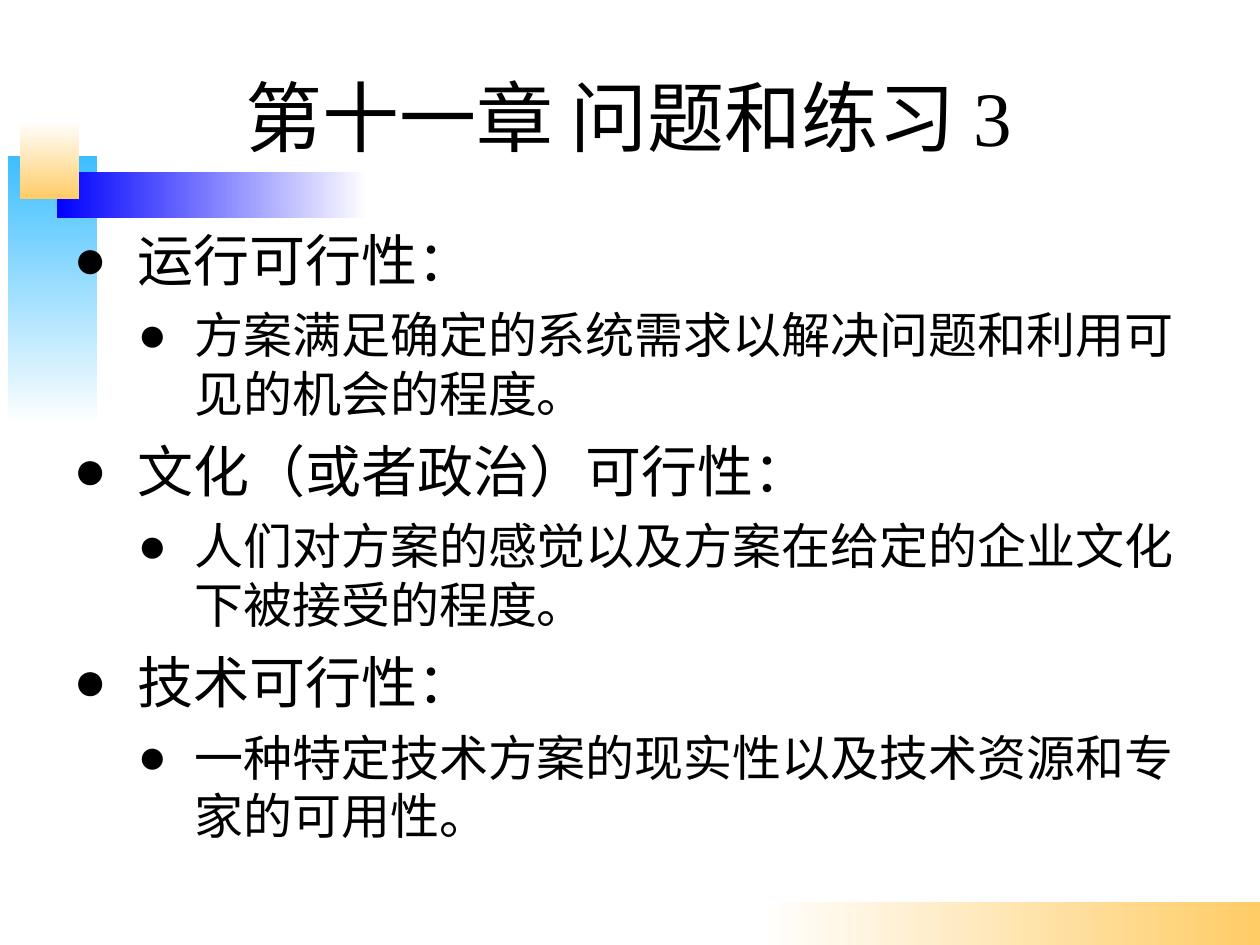
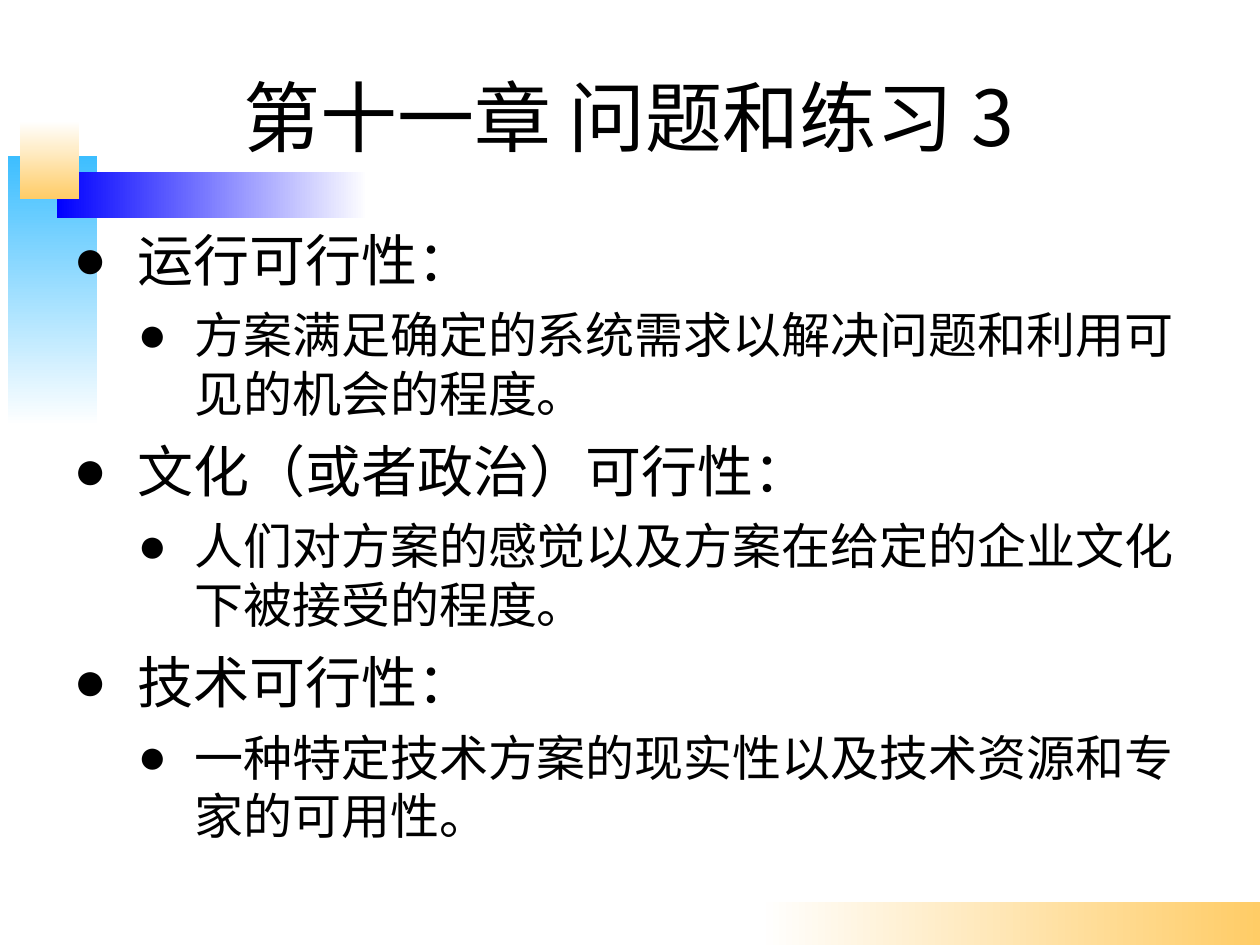
Before and after one commit to kernelhcy/hcyprojects, a slide deck: slide 21 of vimprojects/docs/系统分析作业3.ppt (slide 22 before the commit). Drawn at 1260x945 pixels with LibreOffice and Linux fonts; fonts in the diff are those of the drawing. Boxes give left, top, right and bottom in pixels: in the first picture for what was removed or moved away, otherwise in the second. Text is boxed around its words. In the diff, an @@ line names an element or a change of style, - is before the commit and + after.

```diff
--- a/vimprojects/docs/系统分析作业3.ppt
+++ b/vimprojects/docs/系统分析作业3.ppt
@@ title "第十一章 问题和练习 3" at [244, 80, 1015, 152]: font Times New Roman to Noto Sans CJK SC @@
```
Also in this commit, not shown: 20 other slides changed, 1 slide removed, 4 other files.
